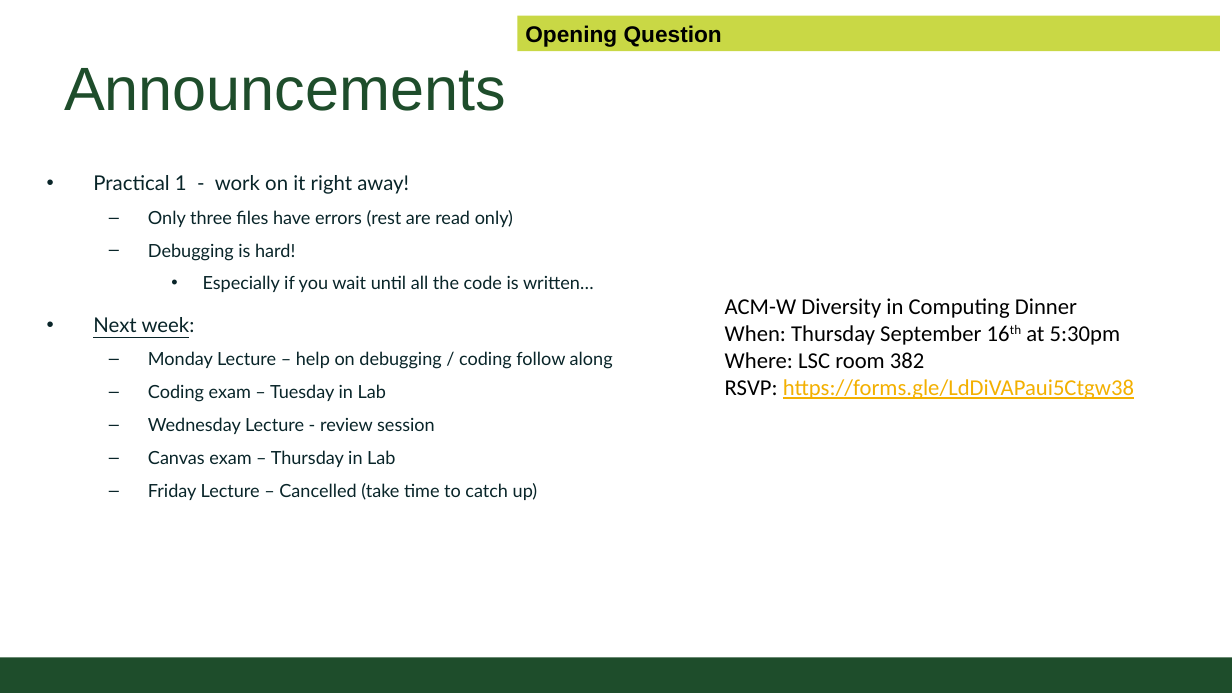
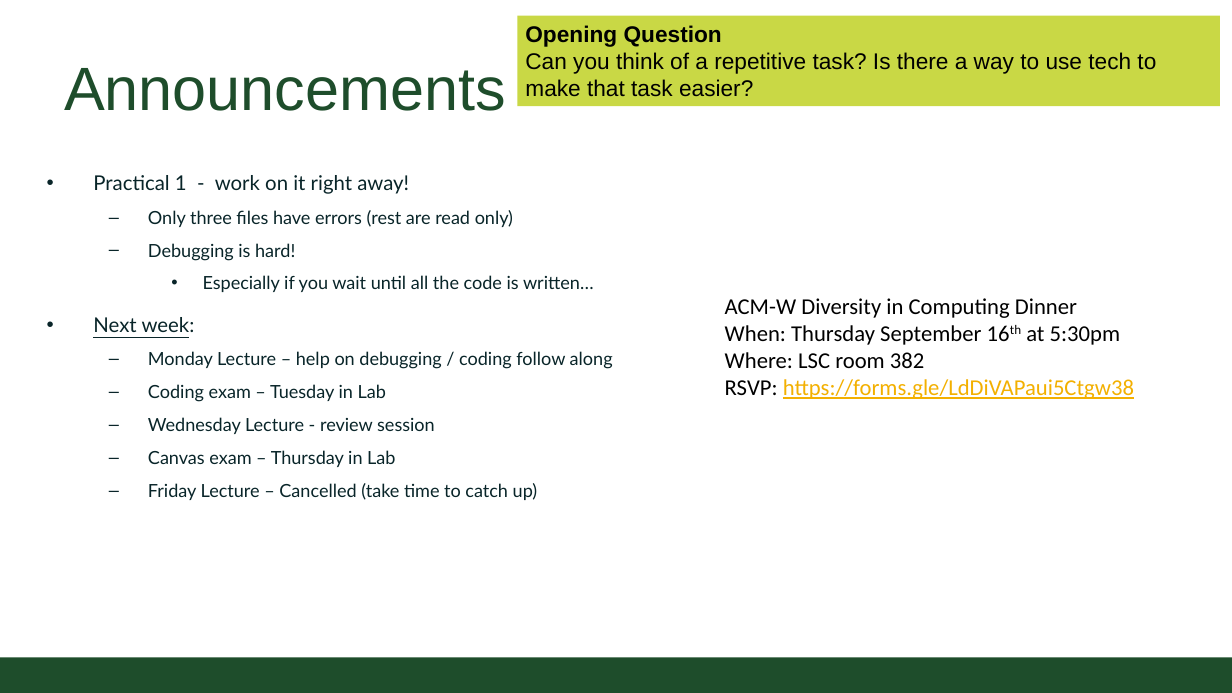
Before and after one commit to CSU-CompSci-CS163-4/Handouts, a slide deck: slide 2 of slides/On-Campus/03_02_Loops.pptx. Drawn at 1232x693 pixels with LibreOffice and Linux fonts; fonts in the diff are those of the drawing; background and template pictures are left out. Boxes give left, top, right and bottom in pixels: in the first picture for what was removed or moved away, otherwise in the second. Text is boxed around its words. In the diff, an @@ line names an element or a change of style, - is before the commit and + after.

Commit message:
addd announcement, slight modifications to slides

```diff
--- a/slides/On-Campus/03_02_Loops.pptx
+++ b/slides/On-Campus/03_02_Loops.pptx
@@ rectangle "Opening Question": place and size @@
-rectangle "Opening Question" at box(518, 15, 1221, 51)
+rectangle "Opening Question" at box(518, 15, 1221, 106)
@@ text in rectangle at box(525, 52, 1156, 97): paragraph added @@
+Can you think of a repetitive task? Is there a way to use tech to make that task easier?
```
Also in this commit, not shown: 2 other slides changed.
